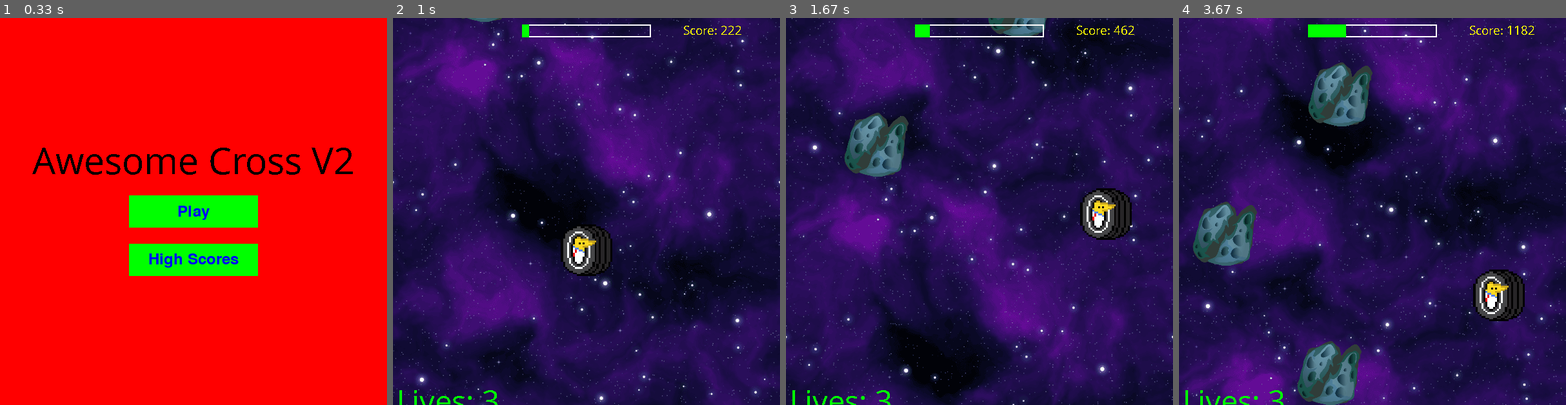
Above: before the commit, frames 1-4 (left to right).
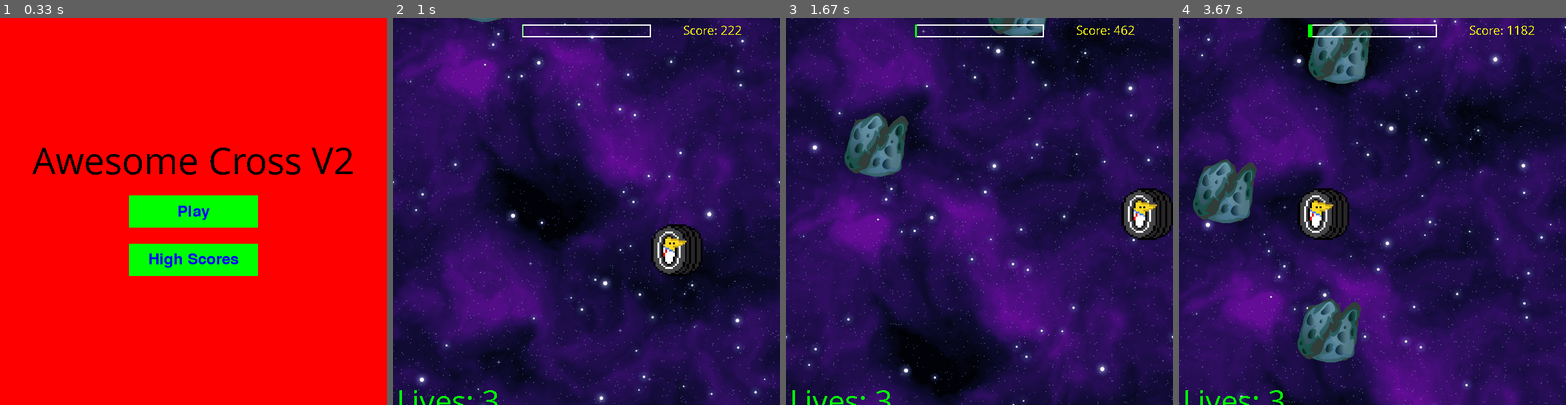
Above: after the commit, the same moments.

Repository: AndrewFagan04/CS_370_AwexomeCross
Game: pygame game, started from Cycle_2/main.py
The game is run twice, just before and just after one commit, with the same random seed, the same clock (stepped at 60 frames per second) and the same inputs.
Inputs:
- Up to frame 1 (0.33 s): no input
- Up to frame 2 (1 s): click "Play" at 0.38 s; hold W from 0.67 s (still down); hold Right from 0.67 s (still down)
- Up to frame 3 (1.67 s): release W at 1.13 s; release Right at 1.13 s; hold D 1.17-1.63 s
- Up to frame 4 (3.67 s): hold Up 1.67-1.97 s; hold Left 2.5-3.03 s; hold S 3.07-3.37 s; hold Left from 3.4 s (still down)

Frame 1 is identical in both runs. In frame 2, 3.0% of the frame differs, in the area x 33-80%, y 1-67%; in frame 3, 2.9%; in frame 4, 61%, in the area x 0-100%, y 0-100%.

Commit message:
game gets faster every 10 seconds, and added arrow keys along side WASD

Diff:
--- a/Cycle_2/main.py
+++ b/Cycle_2/main.py
@@ -22,8 +22,8 @@
 powerup_speed = 3
 game_speed = 6
 obstacle_interval = 600  # how fast obstacles spawn
-#powerup_interval = random.randint(2000, 5000)
-powerup_interval = 2000
+powerup_interval = random.randint(12000, 15000)
+#powerup_interval = 2000
 
 death_sound = pygame.mixer.Sound(join("Cycle_2/audio","deathSound.wav"))
 hit_sound = pygame.mixer.Sound(join('Cycle_2/audio',"hit.wav"))
@@ -37,7 +37,9 @@
 BLACK = (0,0,0)
 
 
+
 def game_loop():
+    global game_speed, obstacle_speed, powerup_speed
     playerInst = Player(WIDTH, LENGTH, player_images)
     all_sprites = pygame.sprite.Group()
     all_sprites.add(playerInst)
@@ -70,16 +72,29 @@
     z = 0
 
     #finishline, change both because total_distance is needed for progress bar
-    finish_line_y = -4000
-    total_distance = -4000
+    finish_line_y = -30000
+    total_distance = -30000
 
     game_finished = False
     stop_moving = False
+
+    start_time = time.time()
+    speedup_interval = 10  #every 10 seconds game gets faster
 
     running = True
     while running:
         timer.tick(fps)
         current_time = time.time()
+
+        #for the game getting faster every set time
+        if(current_time - start_time >= speedup_interval):
+            game_speed += 0.6  #how fast the background moves
+            obstacle_speed += 0.3 #obstacles --
+            powerup_speed += 0.3  #powerups --  both of these need to be half the game speed to align
+            speed += 0.6  # player speed gets faster to compensate
+            start_time = current_time  # loop
+
+
         for event in pygame.event.get():
             if event.type == pygame.QUIT:
                 pygame.quit()
@@ -104,9 +119,7 @@
                         all_sprites.add(new_powerup)
                         powerup_group.add(new_powerup)
                         powerup_spawned = True  # Exit the loop after successful spawn
-                    else:
-                        # Optional: You could also reposition the power-up here if needed
-                        print("Power-up repositioned due to collision with obstacle.")
+
 
         obstacle_group.update()
         powerup_group.update()
@@ -115,14 +128,14 @@
         keys = pygame.key.get_pressed()
         #condition for when player gets near finish line
         if stop_moving == False:
-            if keys[pygame.K_w]:
+            if keys[pygame.K_w] or keys[pygame.K_UP]:
                 playerInst.rect.y -= speed
-            if keys[pygame.K_s]:
+            if keys[pygame.K_s] or keys[pygame.K_DOWN]:
                 playerInst.rect.y += speed
 
-        if keys[pygame.K_a]:
+        if keys[pygame.K_a] or keys[pygame.K_LEFT]:
                 playerInst.rect.x -= speed
-        if keys[pygame.K_d]:
+        if keys[pygame.K_d] or keys[pygame.K_RIGHT]:
                 playerInst.rect.x += speed
 
         #Borders
@@ -130,7 +143,7 @@
         playerInst.rect.y = max(0, min(LENGTH - playerInst.rect.height, playerInst.rect.y))
 
         # Scrolling background
-        y += 6  # How fast it scrolls
+        y += game_speed  # How fast it scrolls
         if finish_line_y < -5:
             finish_line_y += 6
         if finish_line_y > -500:
